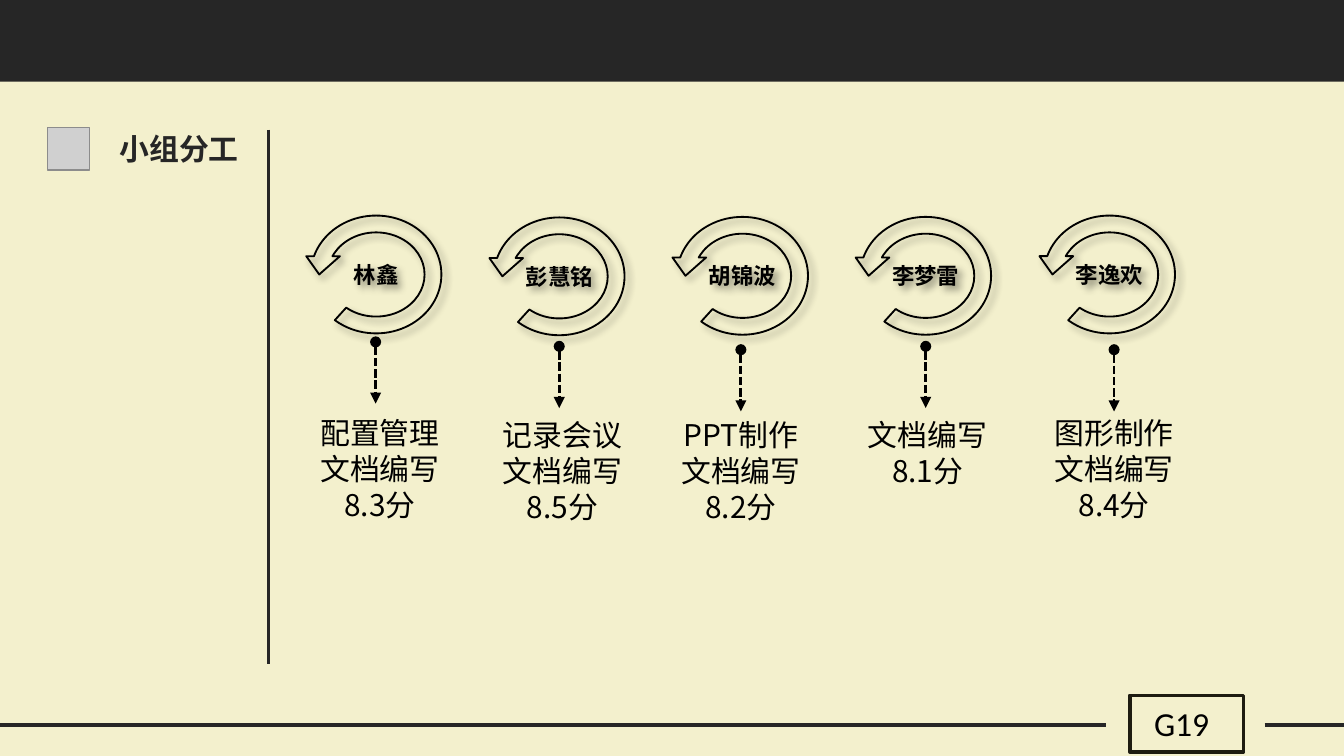
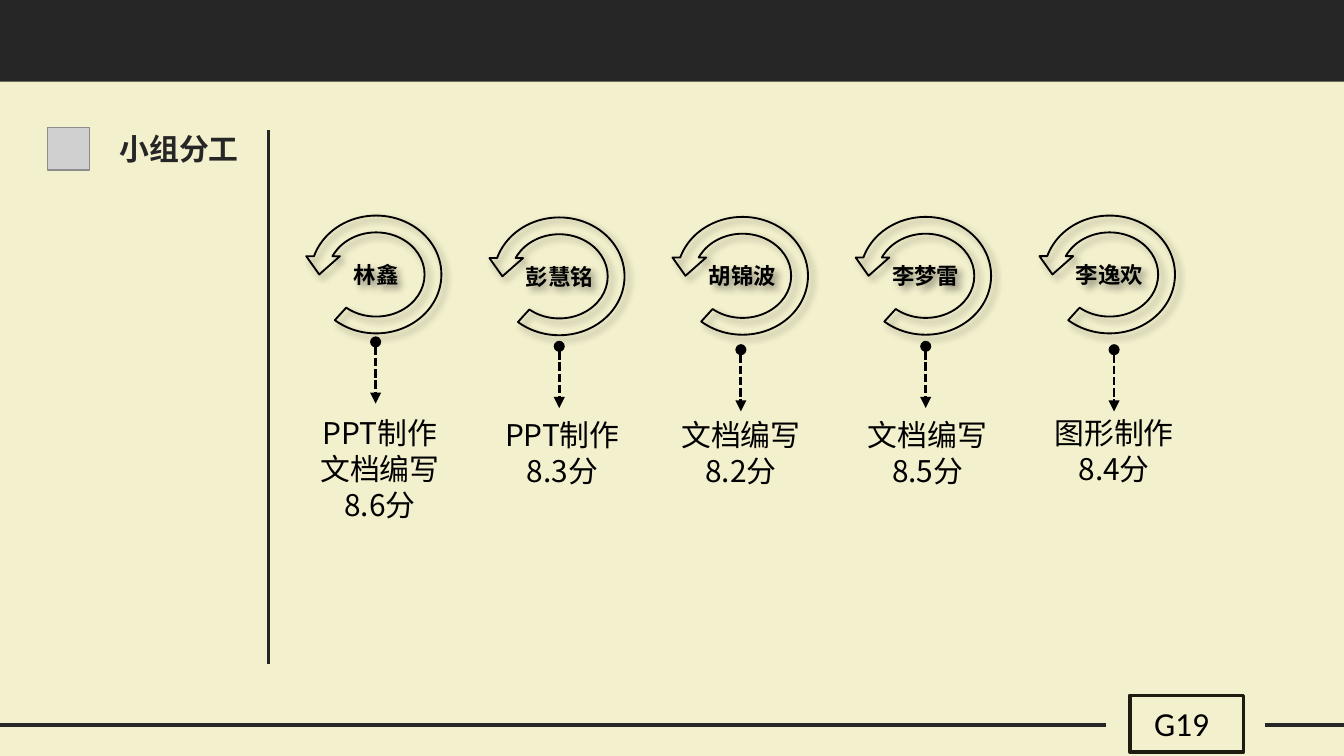
Before and after one commit to G19-Fish/PRD2018-G19, a slide deck: slide 42 of PRD2018-G19-需求项目计划PPT.pptx. Drawn at 1344x756 pixels with LibreOffice and Linux fonts; fonts in the diff are those of the drawing; grey boxes stand for pictures. Boxes give left, top, right and bottom in pixels: in the first picture for what was removed or moved away, otherwise in the second. Text is boxed around its words. In the diff, an @@ line names an element or a change of style, - is before the commit and + after.

```diff
--- a/PRD2018-G19-需求项目计划PPT.pptx
+++ b/PRD2018-G19-需求项目计划PPT.pptx
@@ text at box(320, 419, 439, 519): text changed @@
-配置管理
-文档编写8.3分
+PPT制作
+文档编写8.6分
@@ text at box(505, 421, 619, 485): text changed @@
-记录会议
-文档编写
-8.5分
+PPT制作
+8.3分
@@ text at box(684, 421, 798, 449): paragraph removed @@
-PPT制作
@@ text at box(892, 457, 963, 485): text changed @@
-8.1分
+8.5分
@@ text at box(1055, 455, 1174, 483): paragraph removed @@
-文档编写
```
Also in this commit, not shown: 2 other slides changed, 2 other files.
